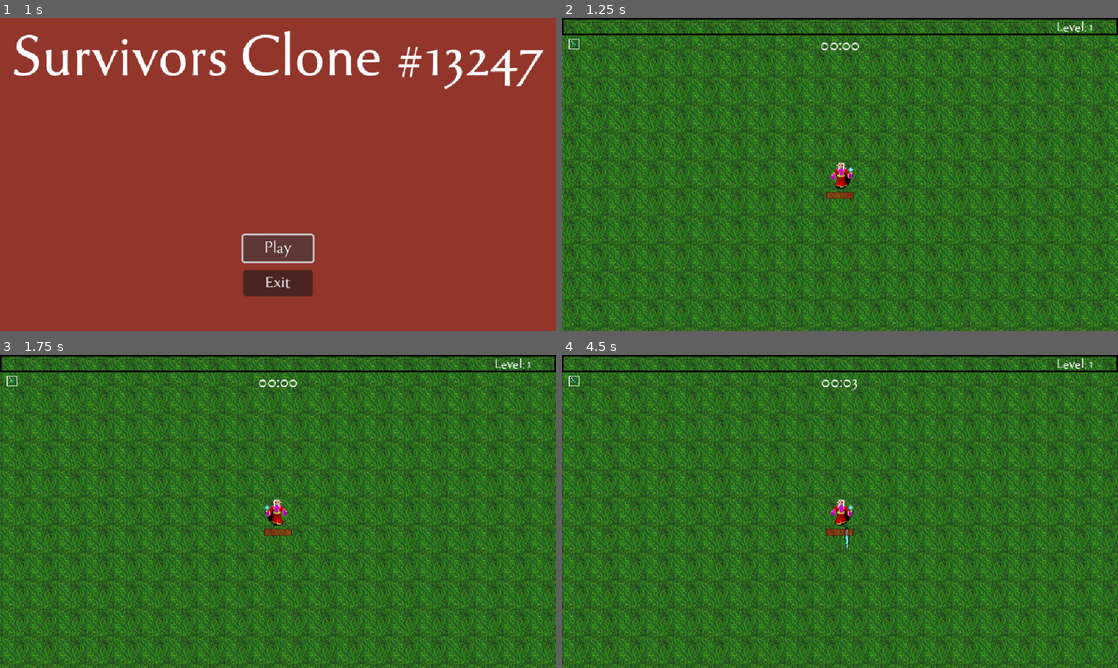
Above: before the commit, frames 1-4 (two rows, left to right).
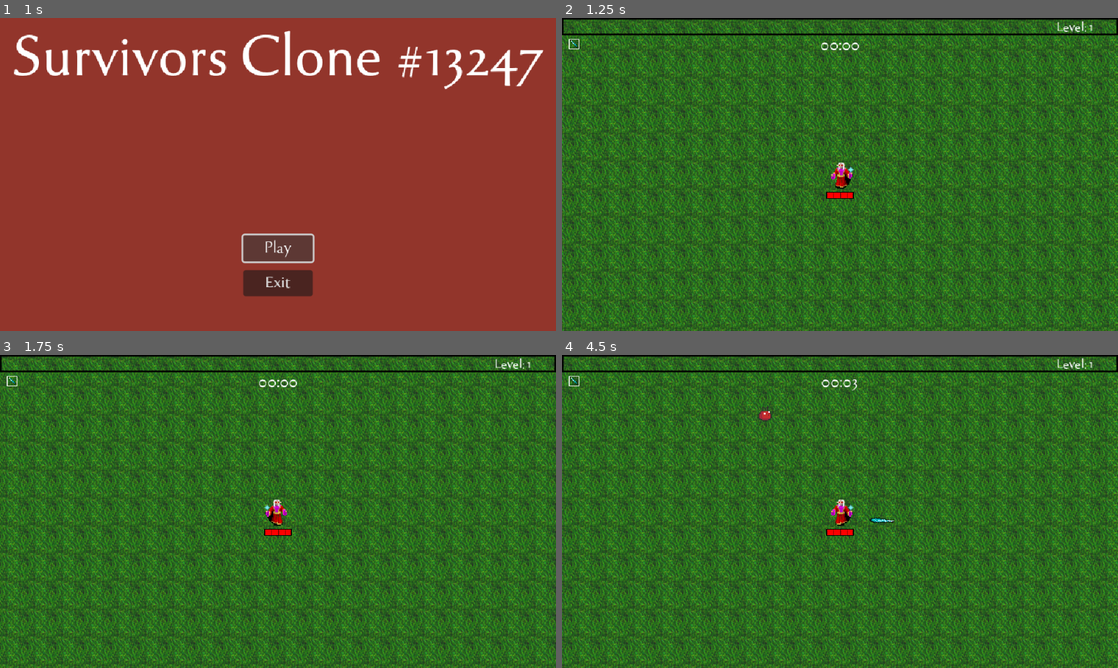
Above: after the commit, the same moments.

Repository: liduwang0/SurvivorsClone_Complete-main
Game: Godot game, scene res://TitleScreen/menu.tscn
The game is run twice, just before and just after one commit, with the same random seed, the same clock (stepped at 60 frames per second) and the same inputs. Sound files missing from this copy of the repository are replaced by a short silence.
Inputs (mouse positions are in pixels of both pictures, inside the frame that each line leads up to):
- Up to frame 1 (1 s): click "Play" at 0.5 s
- Up to frame 2 (1.25 s): no input
- Up to frame 3 (1.75 s): move the mouse to (400, 495) at 1.27 s; hold D (right) from 1.28 s (still down); click (400, 495) at 1.35 s
- Up to frame 4 (4.5 s): move the mouse to (728, 527) at 2.02 s; release D (right) at 2.03 s; hold S (down) 2.03-2.78 s; click (728, 527) at 2.1 s; move the mouse to (895, 442) at 2.77 s; hold D (right) 2.78-3.53 s; click (895, 442) at 2.85 s; move the mouse to (812, 574) at 3.52 s; hold W (up) 3.53-4.28 s; click (812, 574) at 3.6 s; move the mouse to (1006, 558) at 4.27 s; hold A (left) from 4.28 s (still down); click (1006, 558) at 4.35 s

Frame 1 is identical in both runs. In frame 2, 0.1% of the frame differs, in the area x 47-53%, y 55-58%; in frame 3, 38%; in frame 4, 42%, in the area x 0-100%, y 0-100%.

Commit message:
not important update

Diff:
--- a/Player/player.gd
+++ b/Player/player.gd
@@ -1,7 +1,7 @@
 extends CharacterBody2D
 
 
-var movement_speed = 40.0
+var movement_speed = 100.0
 var hp = 80
 var maxhp = 80
 var last_movement = Vector2.UP
--- a/Player/player.tscn
+++ b/Player/player.tscn
@@ -129,7 +129,6 @@
 
 [node name="HealthBar" type="TextureProgressBar" parent="GUILayer/GUI"]
 unique_name_in_owner = true
-self_modulate = Color(1, 1, 1, 0.392157)
 layout_mode = 0
 offset_left = 304.0
 offset_top = 200.0
--- a/World/world.tscn
+++ b/World/world.tscn
@@ -1,10 +1,9 @@
-[gd_scene load_steps=22 format=3 uid="uid://du6qbgqucaqov"]
+[gd_scene load_steps=21 format=3 uid="uid://du6qbgqucaqov"]
 
 [ext_resource type="Texture2D" uid="uid://b6umklllf2jsl" path="res://Textures/dirt_full_new.png" id="1_3v41d"]
 [ext_resource type="PackedScene" uid="uid://dncgepmkc4jf4" path="res://Player/player.tscn" id="2_40uwv"]
 [ext_resource type="PackedScene" uid="uid://ba2claihwes2y" path="res://Utility/enemy_spawner.tscn" id="3_p01g4"]
 [ext_resource type="PackedScene" uid="uid://bx26vrpyos7bo" path="res://Enemy/enemy_strawberry.tscn" id="4_ee8bm"]
-[ext_resource type="PackedScene" uid="uid://bnhpyhted0jgh" path="res://Enemy/enemy_banana.tscn" id="5_h2aik"]
 [ext_resource type="Script" uid="uid://b0nbp3g8lr7lh" path="res://Utility/spawn_info.gd" id="5_jj7s8"]
 [ext_resource type="PackedScene" uid="uid://bbvhxvk65o8el" path="res://Enemy/enemy_tomato.tscn" id="6_rumbx"]
 [ext_resource type="PackedScene" uid="uid://bok7kd2psi5gl" path="res://Enemy/enemy_cyclops.tscn" id="7_unri0"]
@@ -17,8 +16,8 @@
 script = ExtResource("5_jj7s8")
 time_start = 0
 time_end = 30
-enemy = ExtResource("5_h2aik")
-enemy_num = 1
+enemy = ExtResource("6_rumbx")
+enemy_num = 4
 enemy_spawn_delay = 0
 
 [sub_resource type="Resource" id="Resource_ij20a"]
